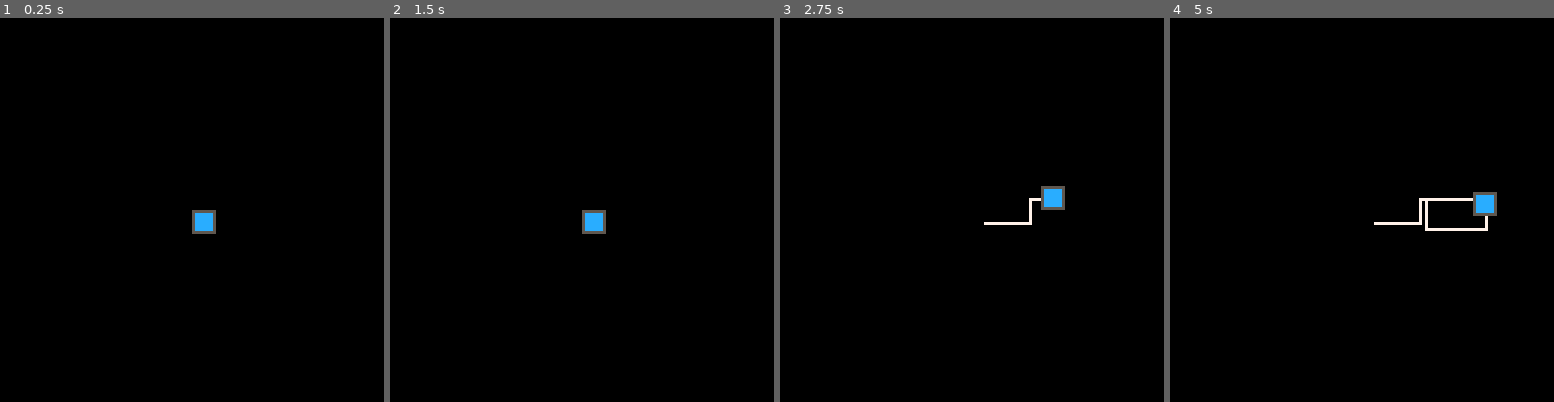
Above: before the commit, frames 1-4 (left to right).
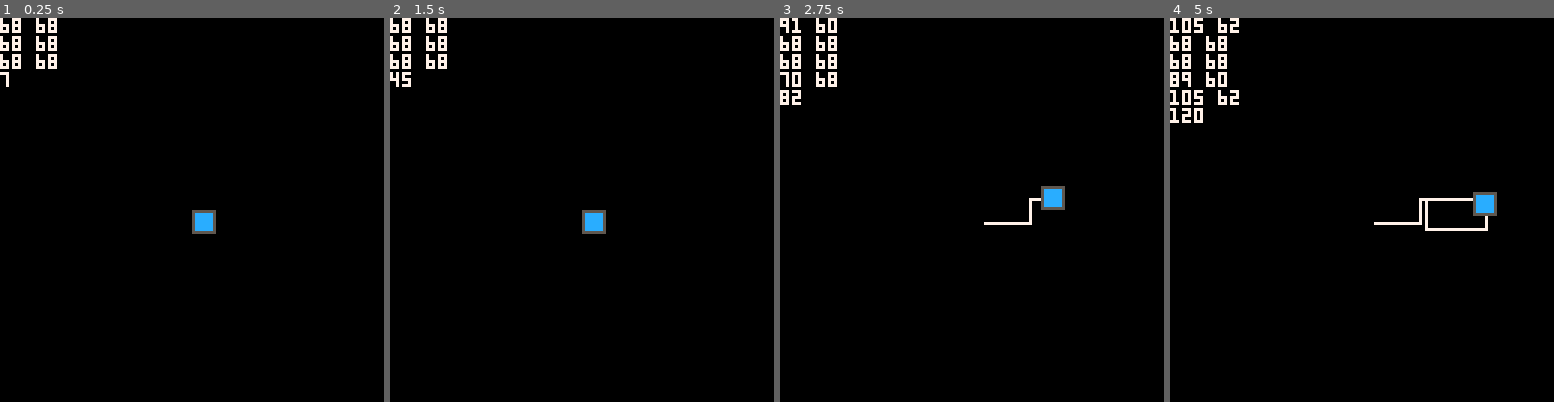
Above: after the commit, the same moments.

Repository: RobertoFreireFerrazPassos/pico8
Game: PICO-8 cartridge drawlinegame.p8
Two runs of this game, one before a commit and one after it. Both use one fixed random seed, a clock stepped at 60 frames per second and the inputs below.
Inputs:
- Up to frame 1 (0.25 s): no input
- Up to frame 2 (1.5 s): no input
- Up to frame 3 (2.75 s): hold Right 1.6-2.1 s; hold Up 2.15-2.42 s; hold Right from 2.47 s (still down)
- Up to frame 4 (5 s): release Right at 3.03 s; hold Left 3.08-3.58 s; hold Down 3.63-3.97 s; hold Right 4.02-4.68 s; hold Up from 4.73 s (still down)

The runs differ from the first frame. In frame 1, 0.9% of the frame differs, in the area x 0-15%, y 0-18%; in frame 2, 1.0%; in frame 3, 1.2%; in frame 4, 1.7%, in the area x 0-18%, y 0-28%.

Commit message:
fix map collision

Diff:
--- a/drawlinegame.p8
+++ b/drawlinegame.p8
@@ -1,35 +1,14 @@
 pico-8 cartridge // http://www.pico-8.com
 version 41
 __lua__
-trail_lifetime = 120
-trail_max_length = 50
-
-function getnewtrail()
-	return {color = 0, timestamp = 0}
-end
-
-function create_screen_buffer()
-	scbfr = {}
- for i=0,127 do
-   scbfr[i] = {}
-   for j=0,127 do
-    scbfr[i][j] = getnewtrail()
-   end
- end
-end
-
 function _init()
  p = {
 		x = 64,
 		y = 64
 	}
-
  trail_color = 7
-
  create_screen_buffer()
-
  frame_count = 0
-
  trail_history = {}
 end
 
@@ -37,9 +16,9 @@
 	frame_count += 1
 
 	if btn(0) then p.x = max(p.x - 1, 0) end -- left
-	if btn(1) then p.x = min(p.x + 1, 127) end -- right
+	if btn(1) then p.x = min(p.x + 1, 120) end -- right
 	if btn(2) then p.y = max(p.y - 1, 0) end -- up
-	if btn(3) then p.y = min(p.y + 1, 127) end -- down
+	if btn(3) then p.y = min(p.y + 1, 120) end -- down
 
 	scbfr[p.x+4][p.y+4] = {color = trail_color, timestamp = frame_count}
 
@@ -70,6 +49,35 @@
 	end
 
 	spr(1,p.x,p.y)
+	print((p.x+4).." "..(p.y+4))
+	print(trail_history[1].x.." "..trail_history[1].y)
+	if trail_history[2]~=nil then
+		print(trail_history[2].x.." "..trail_history[2].y)
+	end
+	if trail_history[50]~=nil then
+		print(trail_history[50].x.." "..trail_history[50].y)
+	end
+	if trail_history[120]~=nil then
+		print(trail_history[120].x.." "..trail_history[120].y)
+	end
+	print(#trail_history)
+end
+-->8
+trail_lifetime = 120
+trail_max_length = 120
+
+function getnewtrail()
+	return {color = 0, timestamp = 0}
+end
+
+function create_screen_buffer()
+	scbfr = {}
+ for i=0,127 do
+   scbfr[i] = {}
+   for j=0,127 do
+    scbfr[i][j] = getnewtrail()
+   end
+ end
 end
 __gfx__
 00000000555555550000000000000000000000000000000000000000000000000000000000000000000000000000000000000000000000000000000000000000
